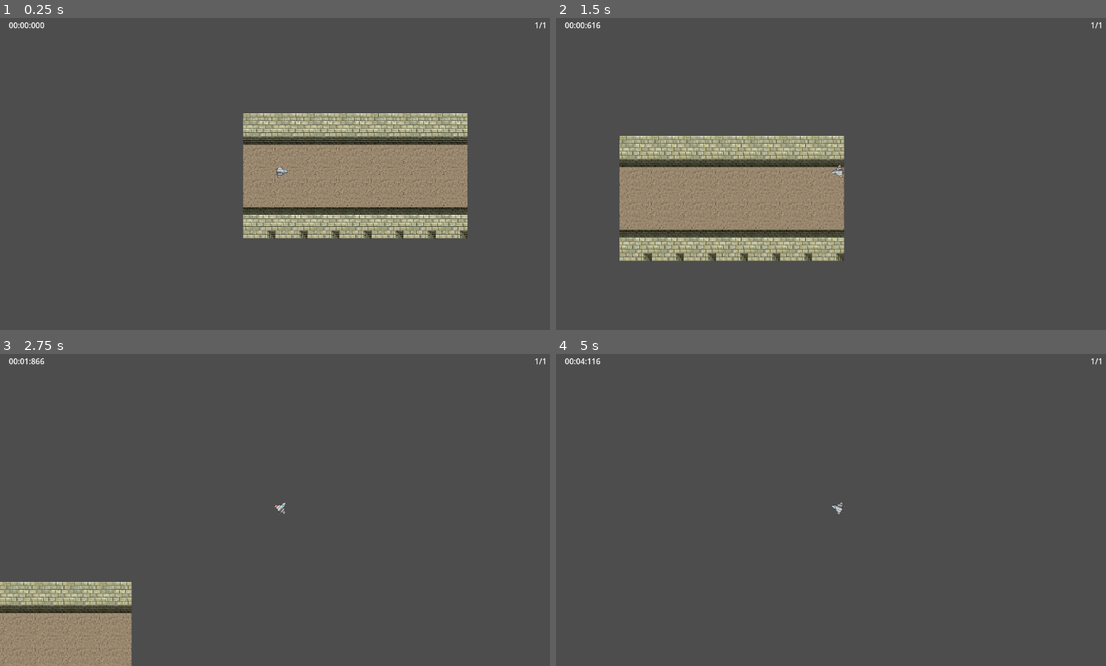
Above: before the commit, frames 1-4 (two rows, left to right).
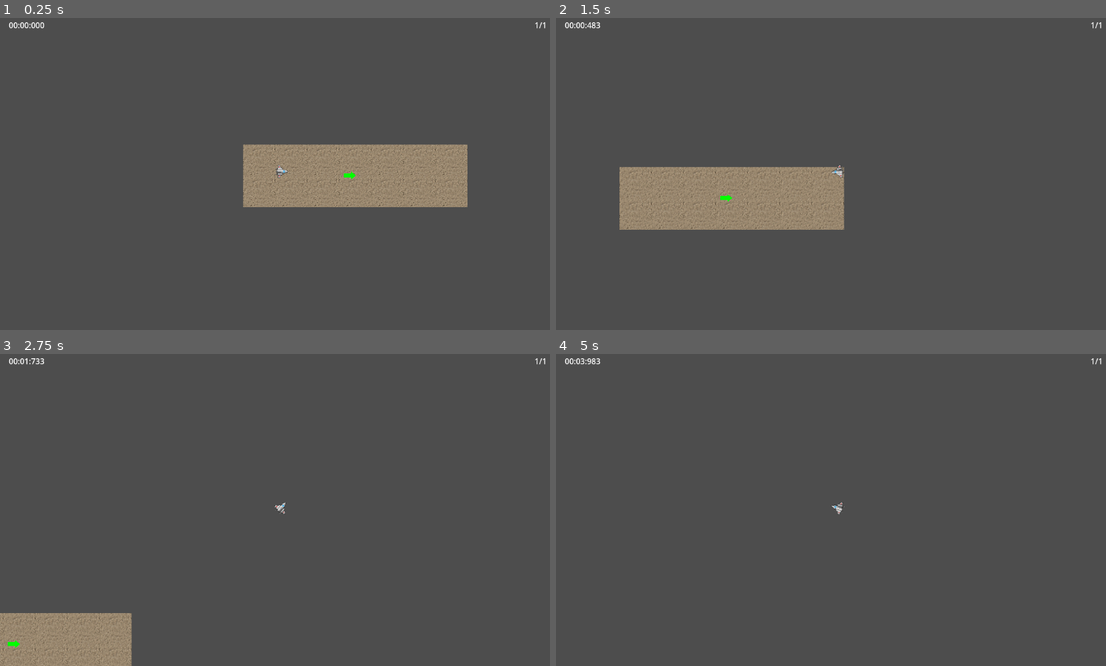
Above: after the commit, the same moments.

Repository: jakemeinershagen/canyon-run
Game: Godot game, scene res://src/Levels/level.tscn
The game is run twice, just before and just after one commit, with the same random seed, the same clock (stepped at 60 frames per second) and the same inputs.
Inputs (mouse positions are in pixels of both pictures, inside the frame that each line leads up to):
- Up to frame 1 (0.25 s): no input
- Up to frame 2 (1.5 s): tap Enter at 0.5 s; move the mouse to (963, 155) at 0.52 s; press the mouse at (963, 155) at 0.53 s; move the mouse to (726, 186) at 1.27 s; release the mouse at (726, 186) at 1.28 s; click (726, 186) at 1.35 s
- Up to frame 3 (2.75 s): move the mouse to (335, 438) at 2.02 s; press the mouse at (335, 438) at 2.03 s
- Up to frame 4 (5 s): move the mouse to (809, 572) at 2.77 s; release the mouse at (809, 572) at 2.78 s; click (809, 572) at 2.85 s; move the mouse to (1007, 553) at 3.52 s; press the mouse at (1007, 553) at 3.53 s; tap Space at 4.25 s; move the mouse to (666, 460) at 4.27 s; release the mouse at (666, 460) at 4.28 s; click (666, 460) at 4.35 s

The runs differ from the first frame. In frame 1, 7.0% of the frame differs, in the area x 44-85%, y 30-71%; in frame 2, 7.3%, in the area x 5-53%, y 1-78%; in frame 3, 2.2%; in frame 4, less than 0.1%.

Commit message:
Exporting lap tracker direction

Diff:
--- a/src/Levels/lap_tracker.gd
+++ b/src/Levels/lap_tracker.gd
@@ -1,8 +1,19 @@
 extends Area2D
 
+@export var startDirection: String = "-X":
+	get:
+		return startDirection
+	set(val):
+		startDirection = val.to_upper()
 
 func _on_LapTracker_body_entered(body: Node) -> void:
-	#TODO: figure out if there is a better way to prevent tilemap from
-	# colliding with lap tracker
-	if body.global_position.x < position.x:
+	if startDirection == "-X" and body.global_position.x < position.x:
 		RaceData.add_lap()
+	elif startDirection == "X" and body.global_position.x > position.x:
+		RaceData.add_lap()
+	elif startDirection == "-Y" and body.global_position.y < position.y:
+		RaceData.add_lap()
+	elif startDirection == "Y" and body.global_position.y > position.y:
+		RaceData.add_lap()
+	elif !["X", "-X", "Y", "-Y"].has(startDirection):
+		print("Could not resolve startDirection %s in LapTracker" % startDirection)
--- a/src/Levels/level.tscn
+++ b/src/Levels/level.tscn
@@ -7,8 +7,8 @@
 [ext_resource type="Texture2D" uid="uid://byad7oqlrd7po" path="res://Assets/Images/finishline.png" id="5"]
 [ext_resource type="Script" path="res://src/Levels/stopwatch_label.gd" id="6"]
 [ext_resource type="Script" path="res://src/Levels/level.gd" id="7"]
-[ext_resource type="Script" path="res://src/Levels/lap_tracker.gd" id="8"]
 [ext_resource type="Script" path="res://src/Levels/lap_label.gd" id="9"]
+[ext_resource type="PackedScene" uid="uid://dia6q62caoisy" path="res://src/Objects/lap_tracker.tscn" id="9_gqq4n"]
 
 [sub_resource type="TileSetAtlasSource" id="TileSetAtlasSource_hqr2r"]
 resource_name = "Floor"
@@ -367,8 +367,6 @@
 sources/2 = SubResource("TileSetAtlasSource_x00r8")
 sources/3 = SubResource("TileSetAtlasSource_4p8ly")
 
-[sub_resource type="RectangleShape2D" id="15"]
-
 [node name="Level" type="Node2D"]
 script = ExtResource("7")
 
@@ -376,7 +374,7 @@
 scale = Vector2(1.02445, 1)
 tile_set = SubResource("TileSet_vdad2")
 format = 2
-layer_0/tile_data = PackedInt32Array(1, 458753, 5, 2, 458753 …(164 unchanged characters)… , 5, 131071, 458753, 5, 65535, 458753, 5, -1, 327682, 3, -65536, 327682, 3, -65535, 327682, 3, -65534, 327682, 3, -65533, 327682, 3, -65532, 327682, 3, -65531, 327682, 3, 196607, 327682, 4, 131072, 327682, 4, 131073, 327682, 4, 131074, 327682, 4, 131075, 327682, 4, 131076, 327682, 4, 131077, 327682, 4)
+layer_0/tile_data = PackedInt32Array(1, 458753, 5, 2, 458753 …(164 unchanged characters)… , 5, 131071, 458753, 5, 65535, 458753, 5)
 
 [node name="Player" parent="." instance=ExtResource("1")]
 position = Vector2(13, 55)
@@ -413,13 +411,5 @@
 offset_bottom = 27.0
 script = ExtResource("9")
 
-[node name="LapTracker" type="Area2D" parent="."]
-position = Vector2(97, 63)
-collision_layer = 0
-script = ExtResource("8")
-
-[node name="CollisionShape2D" type="CollisionShape2D" parent="LapTracker"]
-scale = Vector2(1, 9.52)
-shape = SubResource("15")
-
-[connection signal="body_entered" from="LapTracker" to="LapTracker" method="_on_LapTracker_body_entered"]
+[node name="LapTracker" parent="." instance=ExtResource("9_gqq4n")]
+position = Vector2(170, 63)
--- /dev/null
+++ b/src/Objects/lap_tracker.tscn
@@ -0,0 +1,24 @@
+[gd_scene load_steps=4 format=3 uid="uid://dia6q62caoisy"]
+
+[ext_resource type="Script" path="res://src/Levels/lap_tracker.gd" id="1_hac8u"]
+[ext_resource type="Script" path="res://src/Objects/lap_tracker_tool.gd" id="2_mv5ou"]
+
+[sub_resource type="RectangleShape2D" id="15"]
+
+[node name="LapTracker" type="Area2D"]
+collision_layer = 0
+script = ExtResource("1_hac8u")
+
+[node name="Collider" type="CollisionShape2D" parent="."]
+scale = Vector2(1.6, 9.52)
+shape = SubResource("15")
+
+[node name="LapTrackerTool" type="Node" parent="."]
+script = ExtResource("2_mv5ou")
+
+[node name="Arrow" type="Polygon2D" parent="."]
+position = Vector2(-16, 0)
+color = Color(0, 1, 0, 1)
+polygon = PackedVector2Array(-14, -4, 1, -4, 1, -8, 11, 0, 1, 8, 1, 4, -14, 4)
+
+[connection signal="body_entered" from="." to="." method="_on_LapTracker_body_entered"]
--- /dev/null
+++ b/src/Objects/lap_tracker_tool.gd
@@ -0,0 +1,38 @@
+@tool
+extends Node
+
+@onready var tracker: Area2D = get_parent()
+@onready var arrow: Polygon2D = tracker.get_node("Arrow")
+var prevDir = ""
+
+func _ready():
+	if Engine.is_editor_hint():
+		prevDir = tracker.startDirection
+		arrow.visible = true
+#	else:
+#		arrow.visible = false
+
+func _process(_delta):
+	if Engine.is_editor_hint():
+		"""
+		I had to do to_upper on this even though the setter has it
+		I suspect it has something to do with how tools get the values
+		from other nodes. It works now
+		"""
+		var dir: String = tracker.startDirection.to_upper()
+		if dir != prevDir:
+			prevDir = dir
+			assert(["X", "-X", "Y", "-Y"].has(dir),
+					"ERROR: Invalid Value for startDirection on LapTracker")
+			if dir == "-X":
+				tracker.rotation_degrees = 0
+				print("Valid startDirection")
+			elif dir == "X":
+				tracker.rotation_degrees = 180
+				print("Valid startDirection")
+			elif dir == "-Y":
+				tracker.rotation_degrees = 90
+				print("Valid startDirection")
+			elif dir == "Y":
+				tracker.rotation_degrees = 270
+				print("Valid startDirection")
Not shown: 1 places in src/Levels/level.tscn that only renumber resources
